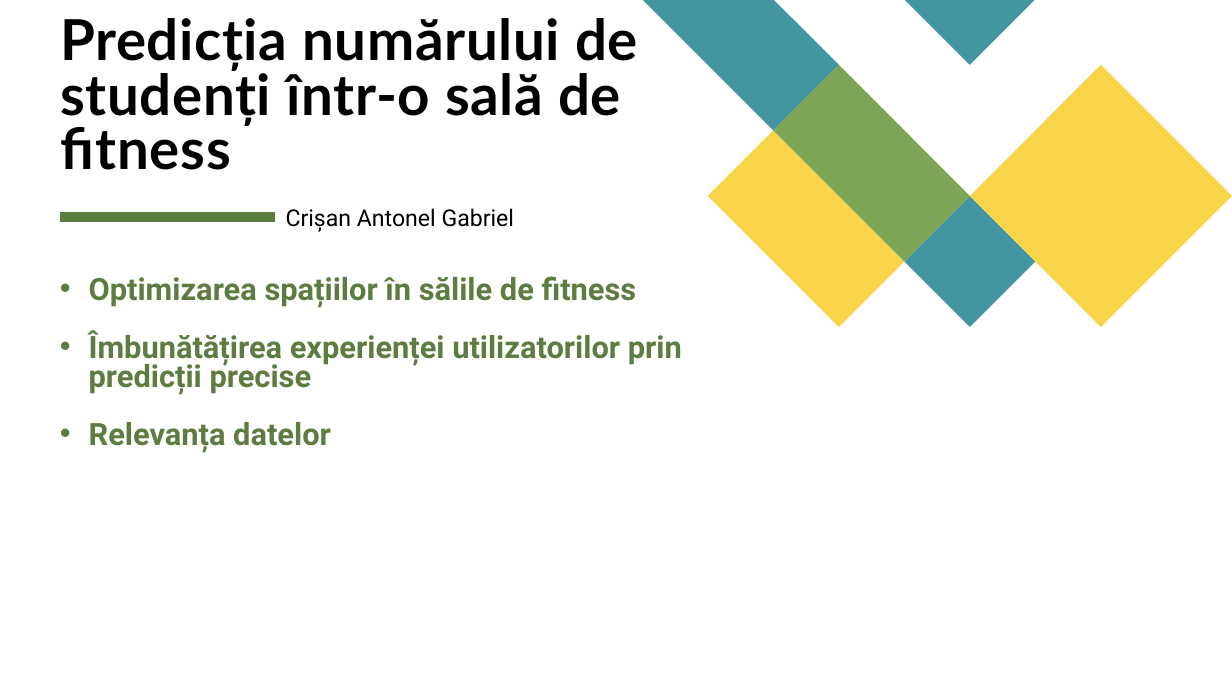
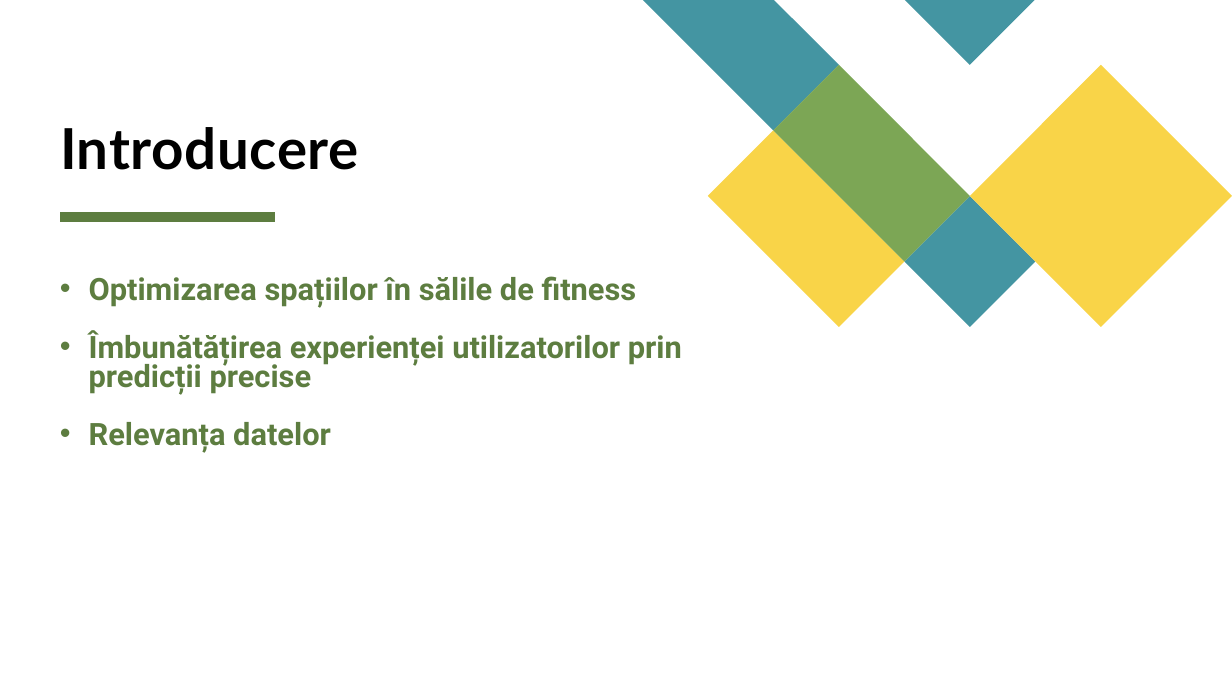
Before and after one commit to AntonelCrisan/CrowdednessCampusGYM, a slide deck: slide 2 of CrowdednessCampusGYM - Crisan Antonel Gabriel.pptx (slide 1 before the commit). Drawn at 1232x693 pixels with LibreOffice and Linux fonts; fonts in the diff are those of the drawing. Boxes give left, top, right and bottom in pixels: in the first picture for what was removed or moved away, otherwise in the second. Text is boxed around its words. In the diff, an @@ line names an element or a change of style, - is before the commit and + after.

```diff
--- a/CrowdednessCampusGYM - Crisan Antonel Gabriel.pptx
+++ b/CrowdednessCampusGYM - Crisan Antonel Gabriel.pptx
@@ title at [60, 127, 359, 170]: text changed @@
-Predicția numărului de studenți într-o sală de fitness
+Introducere
@@ text removed at [286, 208, 514, 231] @@
-Crișan Antonel Gabriel
```
Also in this commit, not shown: 1 other slide changed, 1 slide added, 3 other files.
